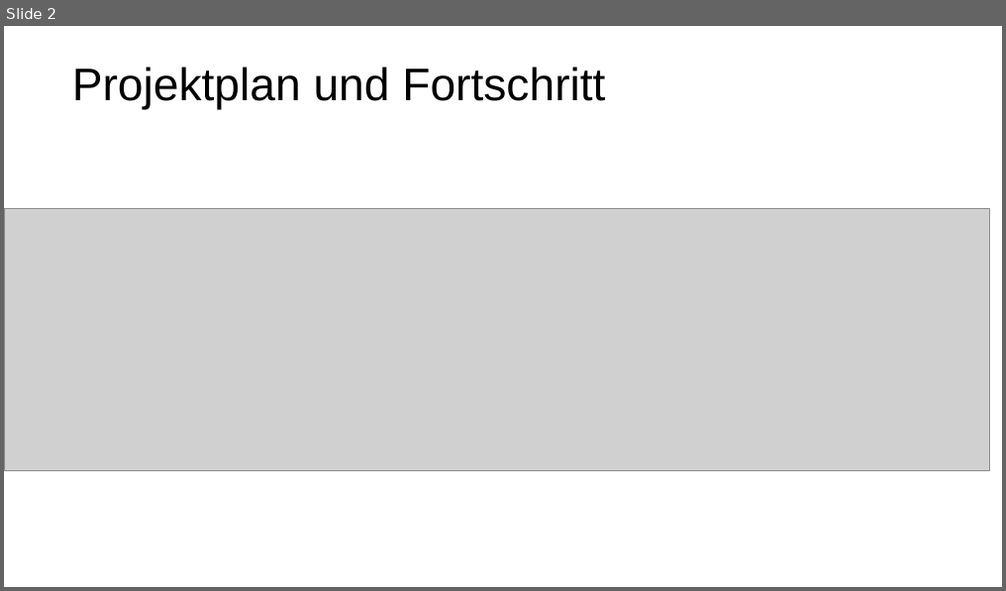
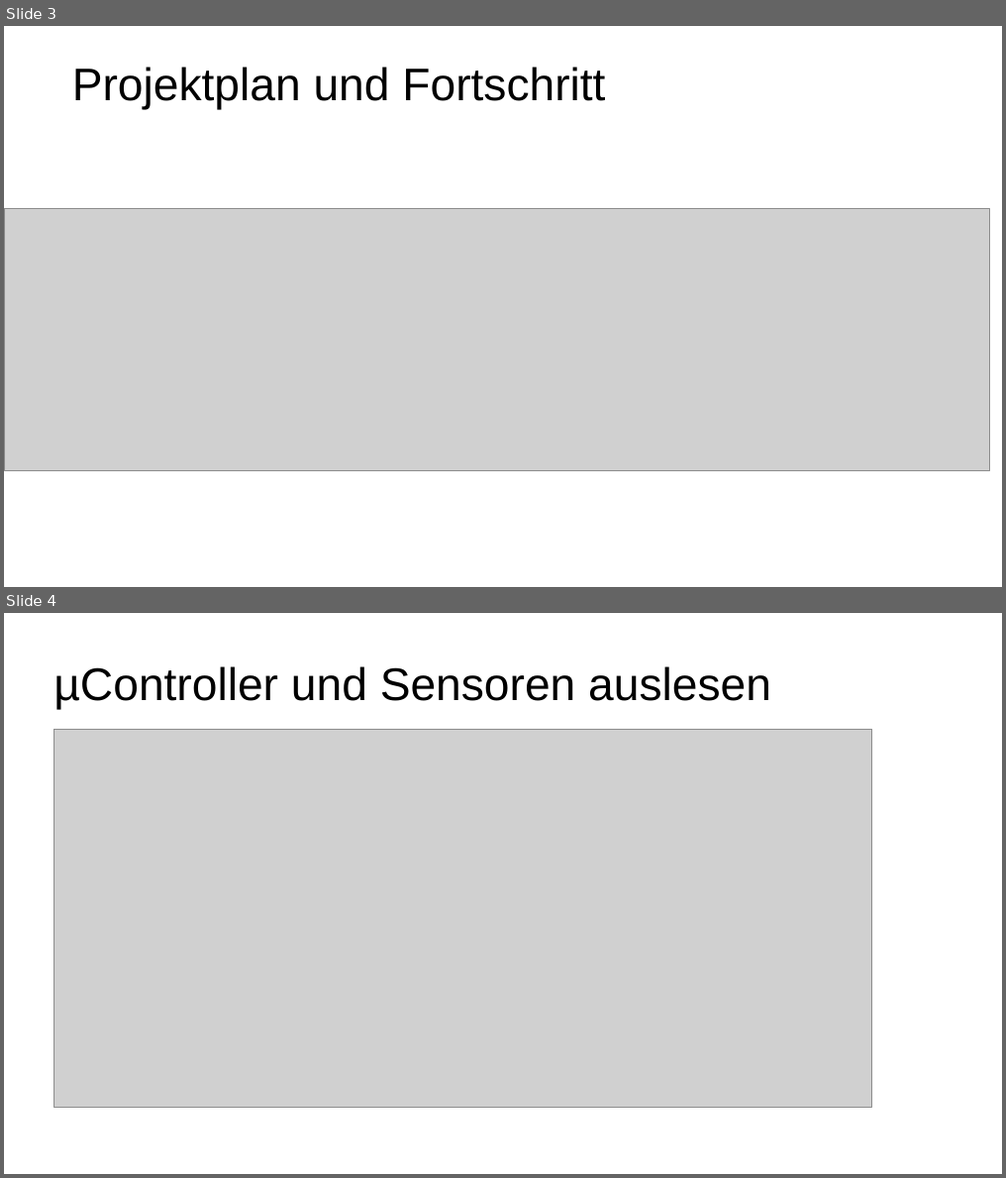
Before and after one commit to smartuni/SmartHumanDetection, a slide deck: Doku/Smart Human Detection Zwischenstand.pptx. Shown one above the other, each under a label of ours: slide 2 before the commit, slides 3 and 4 after it. The pictures are 1006x591 and 1006x1178 pixels, drawn with LibreOffice and Linux fonts; fonts in the diff are those of the drawing; grey boxes stand for pictures. Boxes give left, top, right and bottom in pixels: in the first picture for what was removed or moved away, otherwise in the second. Text is boxed around its words. In the diff, an @@ line names an element or a change of style, - is before the commit and + after.

```diff
--- a/Doku/Smart Human Detection Zwischenstand.pptx
+++ b/Doku/Smart Human Detection Zwischenstand.pptx
@@ slide 4 added at (x1=4, y1=613, x2=1002, y2=1174), background #FFFFFF @@
@@ text added at (x1=54, y1=666, x2=771, y2=710), 44 pt, text #000000 @@
+µController und Sensoren auslesen
@@ picture added at (x1=54, y1=729, x2=872, y2=1107) @@
@@ what was slide 2 is now slide 3 @@
```
Also in this commit, not shown: 1 slide changed, 2 other slides added.
